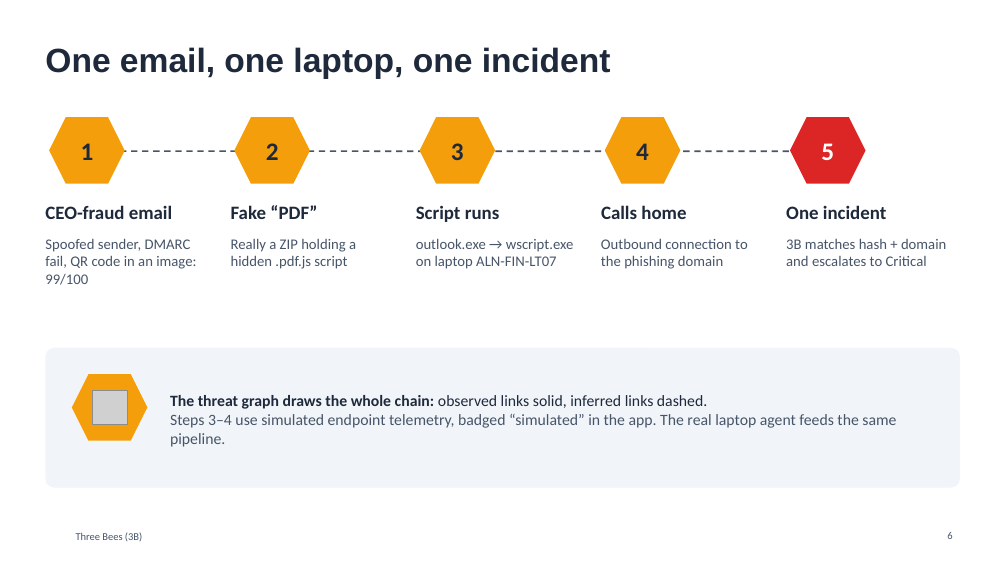
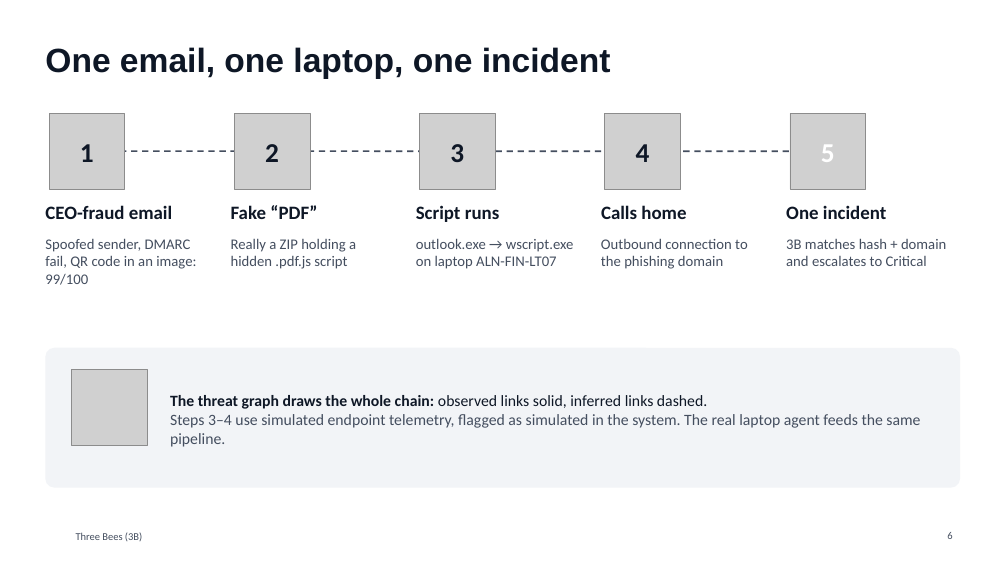
Before and after one commit to Mezx-1/three-bees, a slide deck: slide 6 of docs/presentation/ThreeBees_3B.pptx. Drawn at 1008x567 pixels with LibreOffice and Linux fonts; fonts in the diff are those of the drawing; grey boxes stand for pictures; background and template pictures are left out. Boxes give left, top, right and bottom in pixels: in the first picture for what was removed or moved away, otherwise in the second. Text is boxed around its words. In the diff, an @@ line names an element or a change of style, - is before the commit and + after.

```diff
--- a/docs/presentation/ThreeBees_3B.pptx
+++ b/docs/presentation/ThreeBees_3B.pptx
@@ hexagon removed at box(49, 117, 125, 184) @@
@@ picture added at box(49, 113, 125, 189) @@
@@ hexagon removed at box(234, 117, 310, 184) @@
@@ picture added at box(234, 113, 310, 189) @@
@@ hexagon removed at box(420, 117, 495, 184) @@
@@ picture added at box(420, 113, 495, 189) @@
@@ size 24 to 26 pt, text colour #1E293B to #0E1726 in 4 elements at box(80, 144, 94, 162), box(265, 144, 279, 162), box(450, 144, 464, 162), box(636, 144, 650, 162) @@
@@ hexagon removed at box(605, 117, 681, 184) @@
@@ picture added at box(605, 113, 681, 189) @@
@@ text "5" at box(821, 145, 835, 162): size 24 to 26 pt @@
@@ hexagon removed at box(790, 117, 866, 184) @@
@@ picture added at box(790, 113, 866, 189) @@
@@ line (87, 151) - (828, 151): stroke #475569 1.5 pt dashed to #444E5F 1.5 pt dashed @@
@@ text colour #1E293B to #0E1726 in 6 elements at box(45, 47, 611, 79), box(45, 205, 172, 219), box(231, 205, 317, 219), box(416, 205, 499, 222), box(601, 205, 686, 219), box(786, 205, 886, 219) @@
@@ rounded rectangle at box(45, 348, 960, 488): fill #F1F5F9 to #F2F4F7 @@
@@ hexagon removed at box(72, 374, 147, 441) @@
@@ picture added at box(72, 370, 147, 445) @@
@@ picture removed at box(92, 390, 127, 425) @@
@@ text at box(170, 414, 920, 447): text changed; text colour #475569 to #444E5F @@
-Steps 3–4 use simulated endpoint telemetry, badged “simulated” in the app. The real laptop agent feeds the same pipeline.
+Steps 3–4 use simulated endpoint telemetry, flagged as simulated in the system. The real laptop agent feeds the same pipeline.
@@ text at box(170, 395, 707, 409): text colour #1E293B to #0E1726 in "The threat graph draws the whole chain: ..." @@
```
Also in this commit, not shown: 12 other slides changed, 3 other files.
